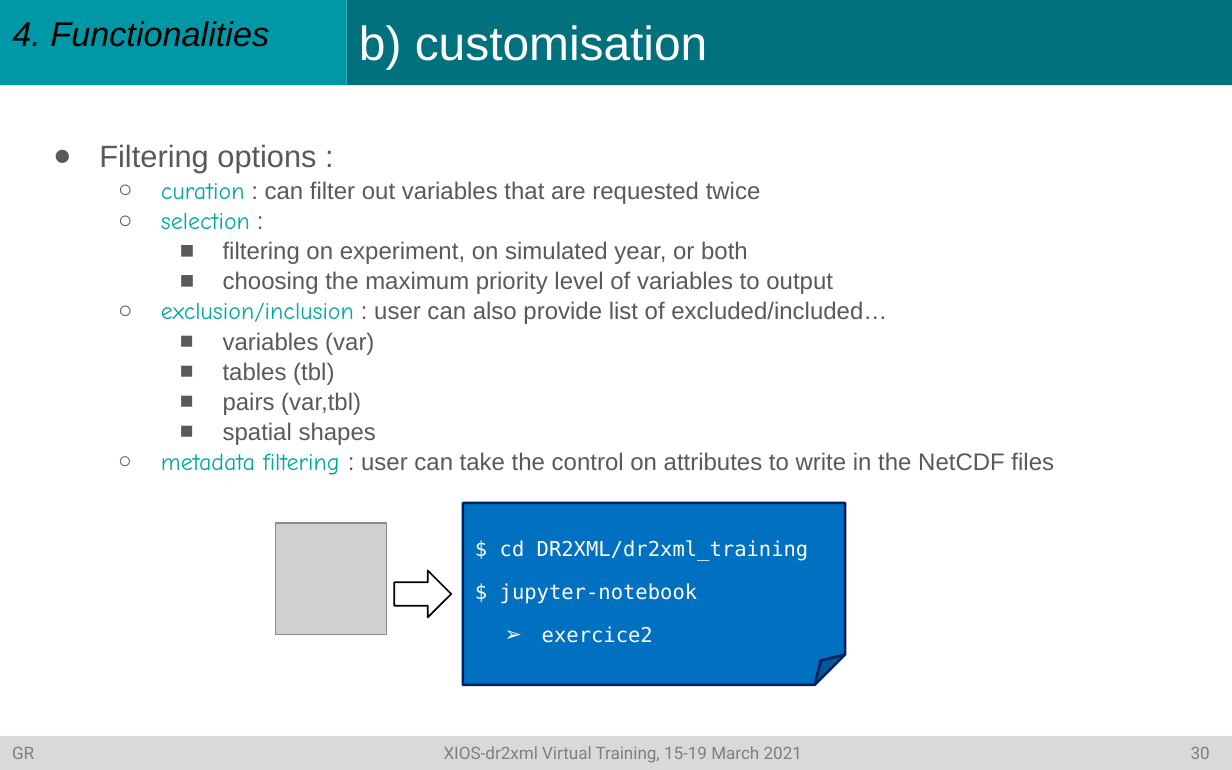
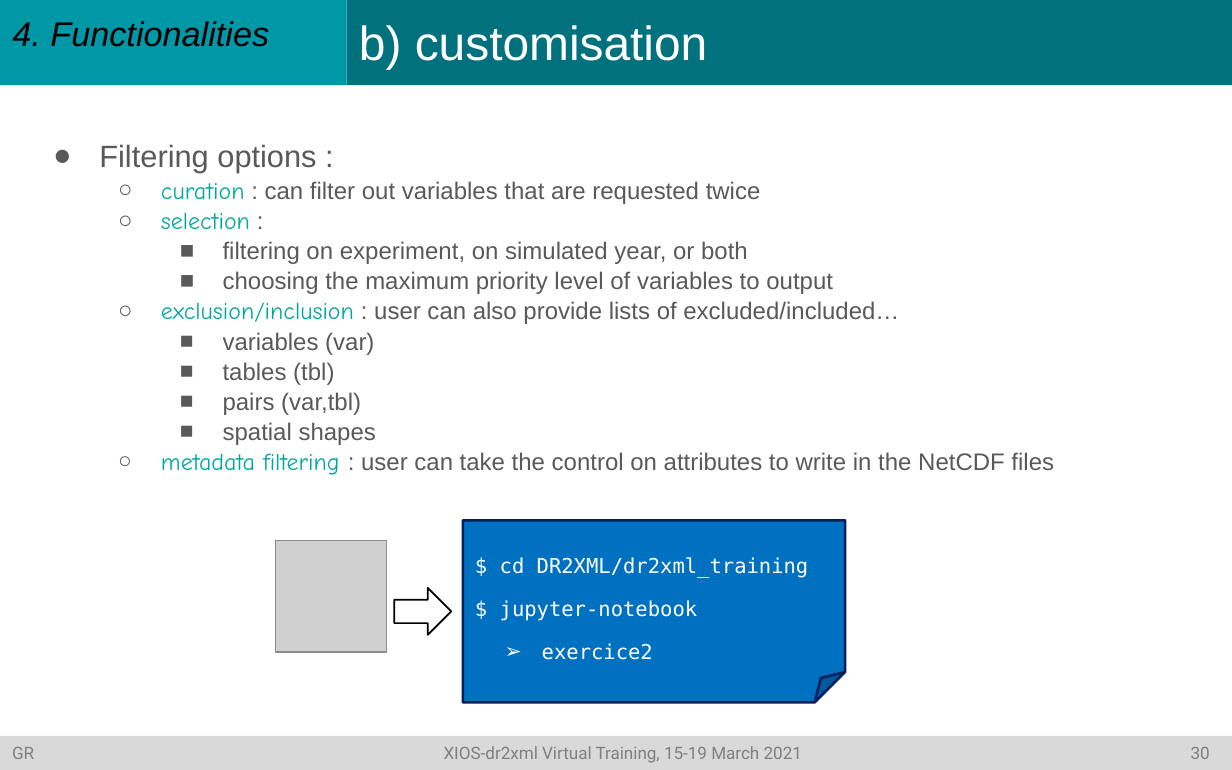
Before and after one commit to rigoudyg/dr2xml, a slide deck: slide 31 of slides/Formation_dr2xml_v4.pptx. Drawn at 1232x770 pixels with LibreOffice and Linux fonts; fonts in the diff are those of the drawing; grey boxes stand for pictures. Boxes give left, top, right and bottom in pixels: in the first picture for what was removed or moved away, otherwise in the second. Text is boxed around its words. In the diff, an @@ line names an element or a change of style, - is before the commit and + after.

```diff
--- a/slides/Formation_dr2xml_v4.pptx
+++ b/slides/Formation_dr2xml_v4.pptx
@@ text at <box>161,301,899,324</box>: text changed @@
-  ○ exclusion/inclusion : user can also provide list of excluded/included…
+  ○ exclusion/inclusion : user can also provide lists of excluded/included…
@@ folded corner "$ cd DR2XML/dr2xml_training": place and size @@
-folded corner "$ cd DR2XML/dr2xml_training" at <box>463,503,845,685</box>
+folded corner "$ cd DR2XML/dr2xml_training" at <box>463,520,845,702</box>
@@ picture: place and size @@
-picture at <box>276,524,387,634</box>
+picture at <box>276,541,387,652</box>
@@ down arrow: place and size @@
-down arrow at <box>394,570,451,617</box>
+down arrow at <box>394,588,451,634</box>
```
Also in this commit, not shown: 5 other slides changed, 1 other file.
